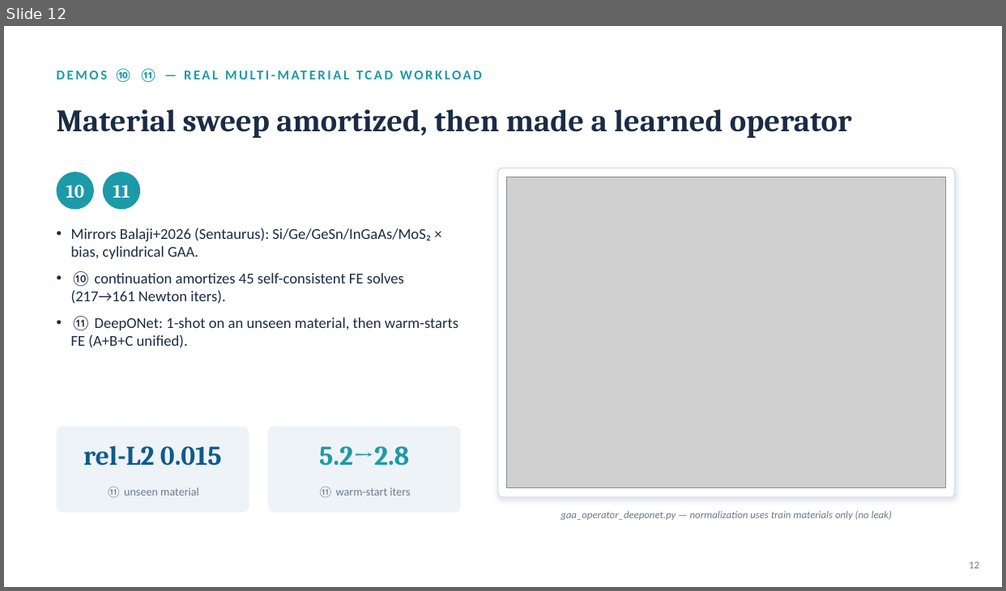
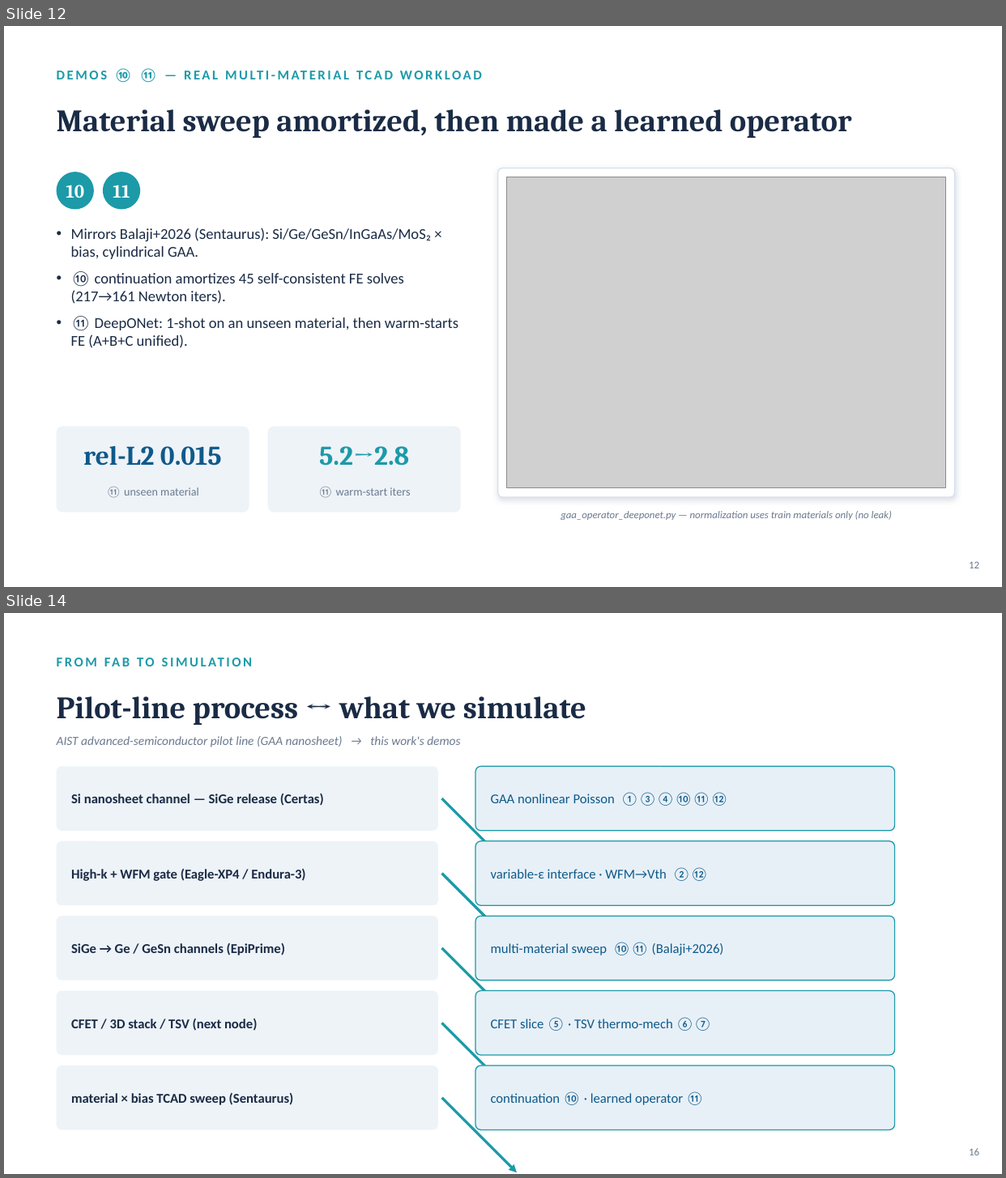
Before and after one commit to keisuke58/wccm2026-cfrp-gnn, a slide deck: slides/weakform_operator_learning_semiconductor.pptx. Shown one above the other, each under a label of ours: slide 12 before the commit, slides 12 and 14 after it; the slides between them are not shown. The pictures are 1006x591 and 1006x1178 pixels, drawn with LibreOffice and Linux fonts; fonts in the diff are those of the drawing; grey boxes stand for pictures. Boxes give left, top, right and bottom in pixels: in the first picture for what was removed or moved away, otherwise in the second. Text is boxed around its words. In the diff, an @@ line names an element or a change of style, - is before the commit and + after.

```diff
--- a/slides/weakform_operator_learning_semiconductor.pptx
+++ b/slides/weakform_operator_learning_semiconductor.pptx
@@ slide 14 added at (4,613,1002,1174), background #FFFFFF @@
@@ text added at (57,650,880,673), 13 pt, text #1C9AA8, bold @@
+FROM FAB TO SIMULATION
@@ text added at (57,696,586,725), 30 pt, text #1A2B45, bold @@
+Pilot-line process ↔ what we simulate
@@ text added at (57,736,460,747), 12 pt, text #6B7A8F, italic @@
+AIST advanced-semiconductor pilot line (GAA nanosheet) → this work's demos
@@ rounded rectangle added at (57,766,438,831), fill #EEF3F8 @@
@@ rounded rectangle added at (475,766,895,831), fill #E7F0F7, outline #1C9AA8 1 pt @@
@@ text added at (71,794,324,806), 13 pt, text #1A2B45, bold @@
+Si nanosheet channel — SiGe release (Certas)
@@ arrow added from (442, 798) to (517, 874), #1C9AA8 2.5 pt @@
@@ text added at (491,793,728,806), 13 pt, text #0E5A8A @@
+GAA nonlinear Poisson ①③④⑩⑪⑫
@@ rounded rectangle added at (57,841,438,905), fill #EEF3F8 @@
@@ rounded rectangle added at (475,841,895,905), fill #E7F0F7, outline #1C9AA8 1 pt @@
@@ text added at (71,869,305,881), 13 pt, text #1A2B45, bold @@
+High-k + WFM gate (Eagle-XP4 / Endura-3)
@@ arrow added from (442, 874) to (517, 948), #1C9AA8 2.5 pt @@
@@ text added at (491,867,708,881), 13 pt, text #0E5A8A @@
+variable-ε interface · WFM→Vth ②⑫
@@ rounded rectangle added at (57,916,438,981), fill #EEF3F8 @@
@@ rounded rectangle added at (475,916,895,981), fill #E7F0F7, outline #1C9AA8 1 pt @@
@@ text added at (71,943,285,956), 13 pt, text #1A2B45, bold @@
+SiGe → Ge / GeSn channels (EpiPrime)
@@ arrow added from (442, 948) to (517, 1023), #1C9AA8 2.5 pt @@
@@ text added at (491,943,724,956), 13 pt, text #0E5A8A @@
+multi-material sweep ⑩⑪ (Balaji+2026)
@@ rounded rectangle added at (57,991,438,1055), fill #EEF3F8 @@
@@ rounded rectangle added at (475,991,895,1055), fill #E7F0F7, outline #1C9AA8 1 pt @@
@@ text added at (71,1019,257,1031), 13 pt, text #1A2B45, bold @@
+CFET / 3D stack / TSV (next node)
@@ arrow added from (442, 1023) to (517, 1098), #1C9AA8 2.5 pt @@
@@ text added at (491,1017,712,1031), 13 pt, text #0E5A8A @@
+CFET slice ⑤ · TSV thermo-mech ⑥⑦
@@ rounded rectangle added at (57,1066,438,1131), fill #EEF3F8 @@
@@ rounded rectangle added at (475,1066,895,1131), fill #E7F0F7, outline #1C9AA8 1 pt @@
@@ text added at (71,1093,294,1105), 13 pt, text #1A2B45, bold @@
+material × bias TCAD sweep (Sentaurus)
@@ arrow added from (442, 1098) to (517, 1173), #1C9AA8 2.5 pt @@
@@ text added at (491,1093,704,1105), 13 pt, text #0E5A8A @@
+continuation ⑩ · learned operator ⑪
@@ text added at (969,1148,979,1156), 10 pt, text #6B7A8F @@
+16
```
Also in this commit, not shown: 4 slides changed, 1 other slide added, 6 other files.
